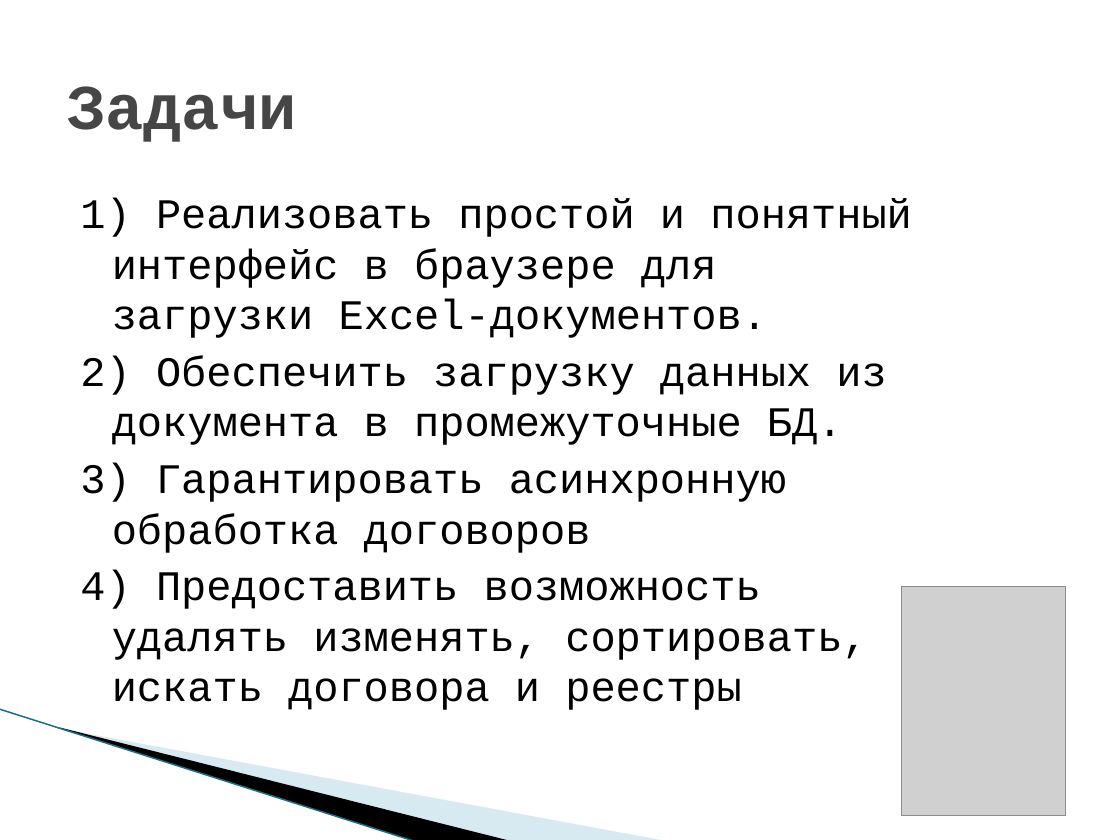
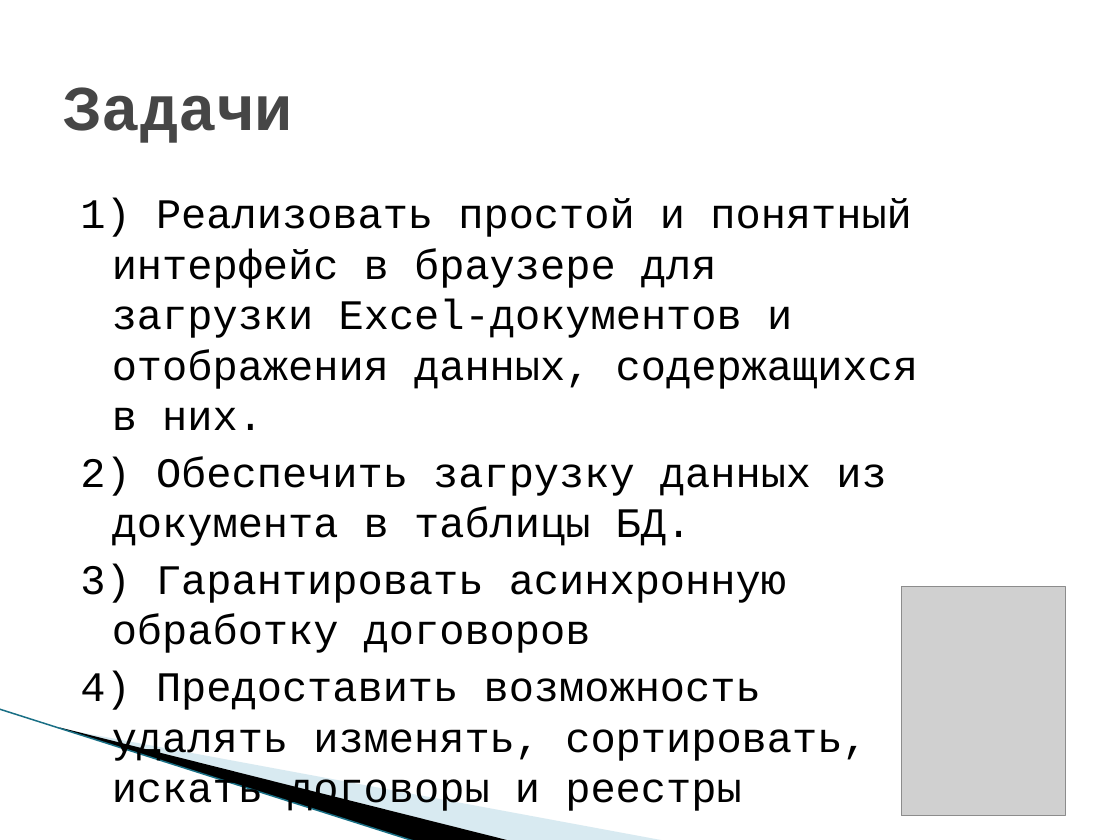
Before and after one commit to DaNkOMeN/MyDiplom, a slide deck: slide 9 of Razrabotka_modulya_importa_i_korrektirovki_dogovorov_strakhovoy_kompanii.pptx. Drawn at 1120x840 pixels with LibreOffice and Linux fonts; fonts in the diff are those of the drawing; grey boxes stand for pictures; background and template pictures are left out. Boxes give left, top, right and bottom in pixels: in the first picture for what was removed or moved away, otherwise in the second. Text is boxed around its words. In the diff, an @@ line names an element or a change of style, - is before the commit and + after.

```diff
--- a/Razrabotka_modulya_importa_i_korrektirovki_dogovorov_strakhovoy_kompanii.pptx
+++ b/Razrabotka_modulya_importa_i_korrektirovki_dogovorov_strakhovoy_kompanii.pptx
@@ text at bbox=[80, 198, 918, 815]: text changed @@
-1) Реализовать простой и понятный интерфейс в браузере для загрузки Excel-документов.
-2) Обеспечить загрузку данных из документа в промежуточные БД.
-3) Гарантировать асинхронную обработка договоров
-4) Предоставить возможность удалять изменять, сортировать, искать договора и реестры
+1) Реализовать простой и понятный интерфейс в браузере для загрузки Excel-документов и отображения данных, содержащихся в них.
+2) Обеспечить загрузку данных из документа в таблицы БД.
+3) Гарантировать асинхронную обработку договоров
+4) Предоставить возможность удалять изменять, сортировать, искать договоры и реестры
```
Also in this commit, not shown: 2 other files.
